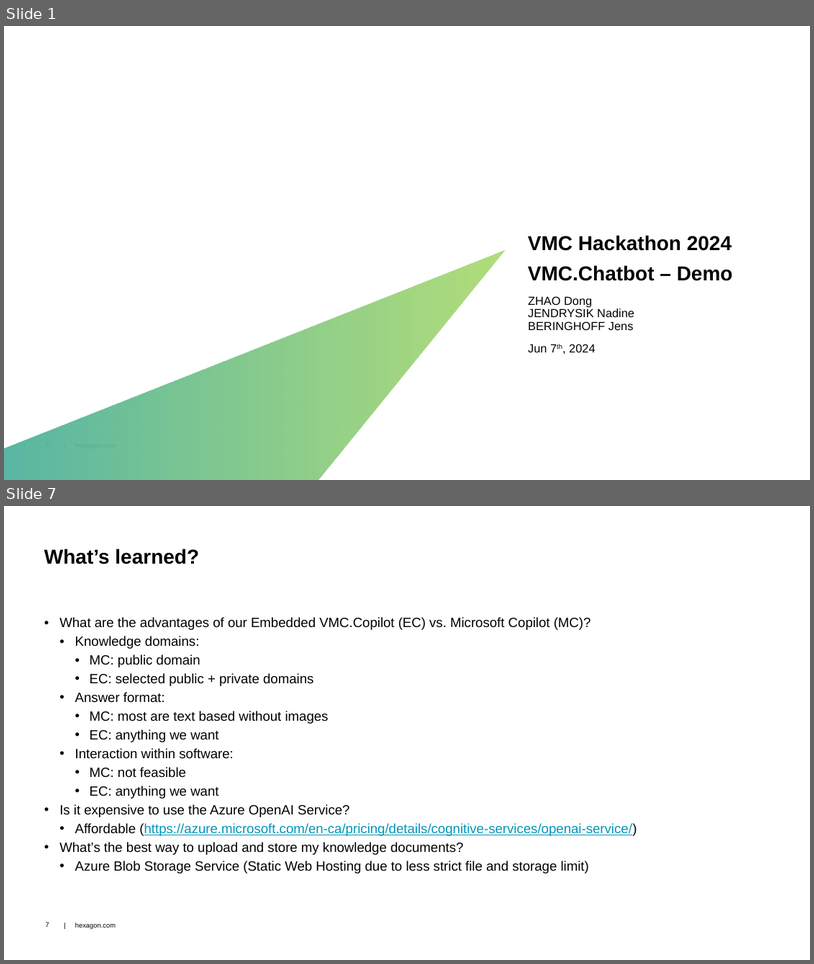
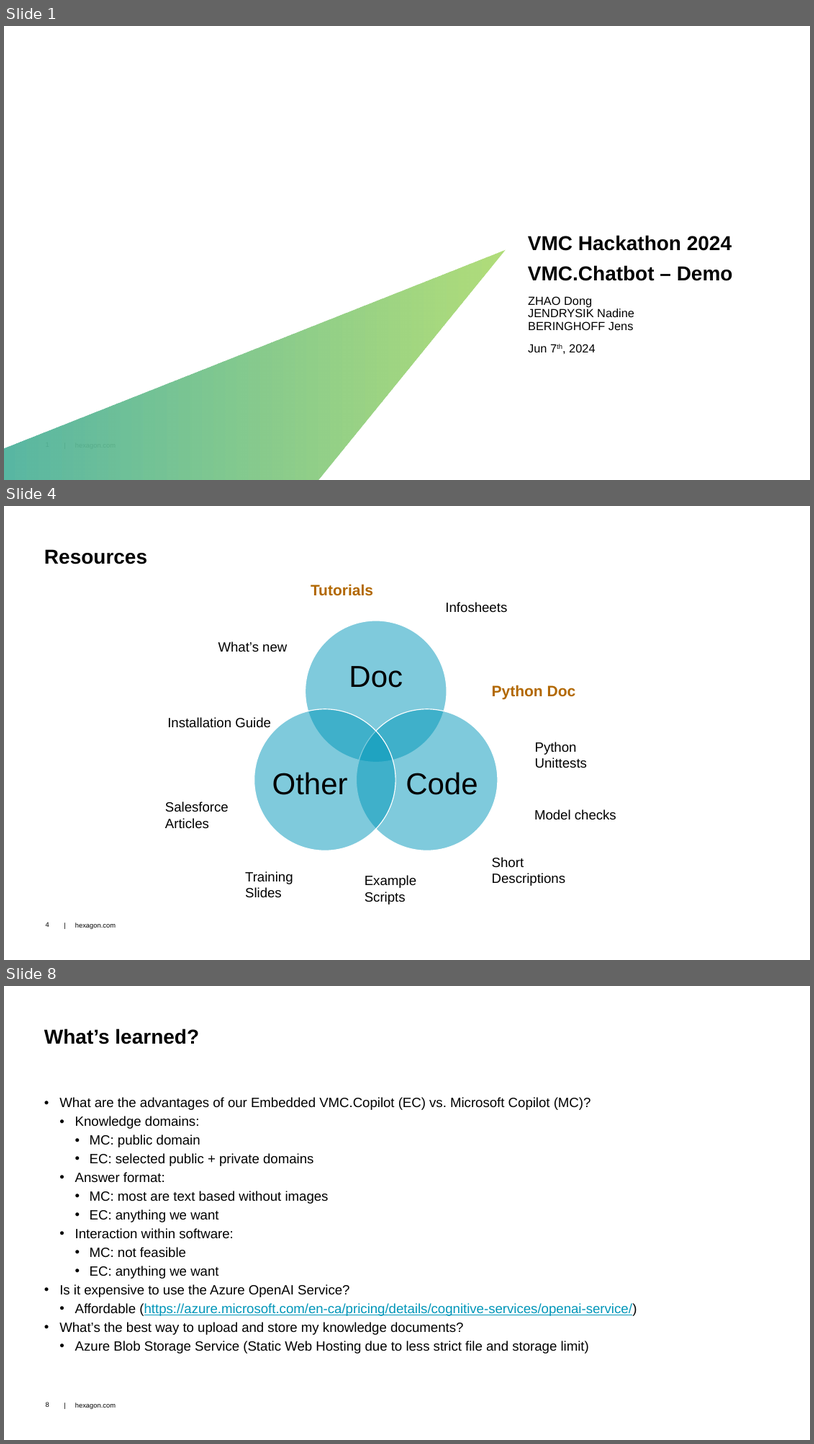
Before and after one commit to dongzgh/protos-vmccopilot, a slide deck: docs/VMC Hackathon 2024 - VMC.Chatbot - Demo.pptx. Shown one above the other, each under a label of ours: slides 1 and 7 before the commit, slides 1, 4 and 8 after it; the slides between them are not shown. The pictures are 814x964 and 814x1444 pixels, drawn with LibreOffice and Linux fonts; fonts in the diff are those of the drawing; background and template pictures are left out. Boxes give left, top, right and bottom in pixels: in the first picture for what was removed or moved away, otherwise in the second. Text is boxed around its words. In the diff, an @@ line names an element or a change of style, - is before the commit and + after.

```diff
--- a/docs/VMC Hackathon 2024 - VMC.Chatbot - Demo.pptx
+++ b/docs/VMC Hackathon 2024 - VMC.Chatbot - Demo.pptx
@@ slide 4 added at bbox=[4, 506, 810, 960], background #FFFFFF; not listed: 2 template elements that a slide beside it also shows @@
@@ title added at bbox=[44, 549, 147, 564], 24 pt, text #000000, bold @@
+Resources
@@ text added at bbox=[311, 584, 373, 596], 18 pt, text #B26800, bold @@
+Tutorials
@@ text added at bbox=[445, 602, 507, 613], 16 pt, text #000000 @@
+Infosheets
@@ text added at bbox=[219, 641, 287, 652], 16 pt, text #000000 @@
+What’s new
@@ text added at bbox=[492, 685, 576, 699], 18 pt, text #B26800, bold @@
+Python Doc
@@ text added at bbox=[167, 717, 271, 728], 16 pt, text #000000 @@
+Installation Guide
@@ text added at bbox=[535, 741, 587, 768], 16 pt, text #000000 @@
+Python
+Unittests
@@ group added at bbox=[255, 620, 498, 850]: 3 ellipses, 3 texts @@
+Doc
+Code
+Other
@@ text added at bbox=[165, 801, 229, 829], 16 pt, text #000000 @@
+Salesforce
+Articles
@@ text added at bbox=[535, 809, 617, 820], 16 pt, text #000000 @@
+Model checks
@@ text added at bbox=[245, 871, 293, 898], 16 pt, text #000000 @@
+Training Slides
@@ text added at bbox=[492, 857, 566, 885], 16 pt, text #000000 @@
+Short
+Descriptions
@@ text added at bbox=[365, 875, 417, 904], 16 pt, text #000000 @@
+Example
+Scripts
@@ what was slide 7 is now slide 8 @@
@@ page number at bbox=[46, 1402, 49, 1406]: text changed @@
-7
+8
```
Also in this commit, not shown: 4 slides changed, 1 other slide added, 1 slide removed.
